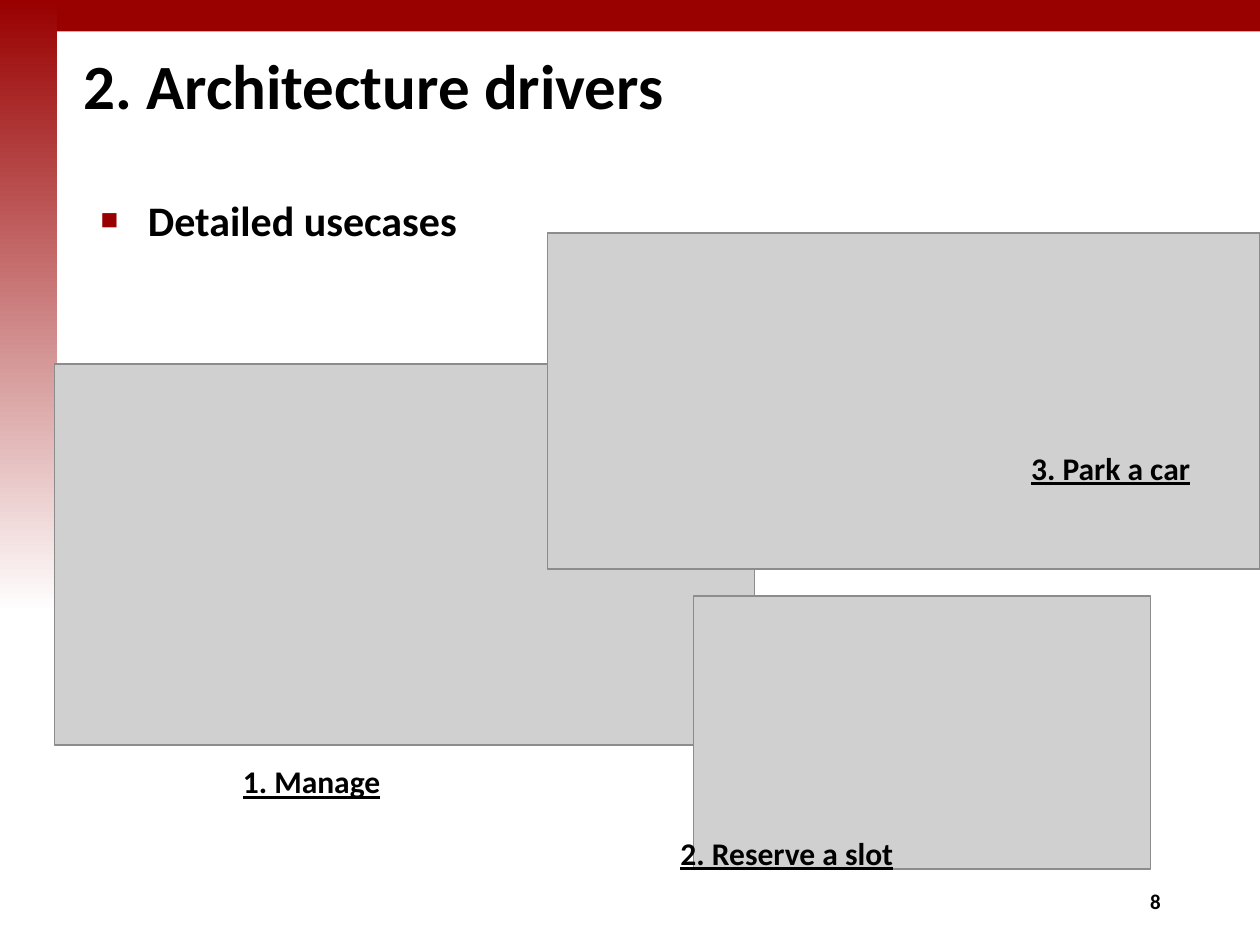
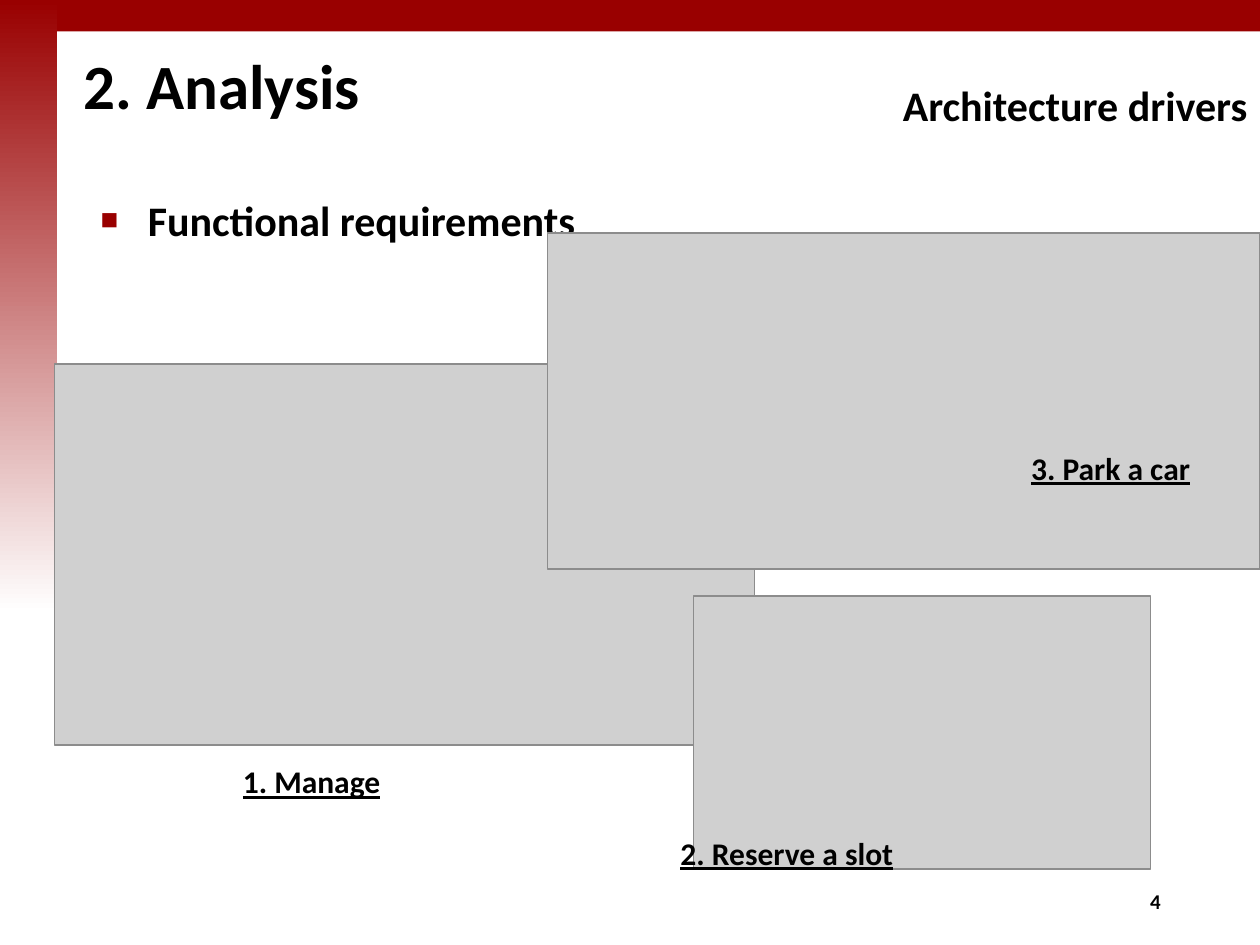
Before and after one commit to iluvjinhee/SureParkSystem, a slide deck: slide 5 of DesignDocument/(5Team_Presentation_002) Final presentation.pptx (slide 9 before the commit). Drawn at 1260x945 pixels with LibreOffice and Linux fonts; fonts in the diff are those of the drawing; grey boxes stand for pictures; background and template pictures are left out. Boxes give left, top, right and bottom in pixels: in the first picture for what was removed or moved away, otherwise in the second. Text is boxed around its words. In the diff, an @@ line names an element or a change of style, - is before the commit and + after.

```diff
--- a/DesignDocument/(5Team_Presentation_002) Final presentation.pptx
+++ b/DesignDocument/(5Team_Presentation_002) Final presentation.pptx
@@ title at (x1=84, y1=64, x2=360, y2=119): text changed @@
-2. Architecture drivers
+2. Analysis
@@ text added at (x1=903, y1=91, x2=1248, y2=122), 24 pt, text #000000, bold @@
+Architecture drivers
@@ text at (x1=148, y1=206, x2=575, y2=246): text changed @@
-■ Detailed usecases
+■ Functional requirements
@@ page number at (x1=1150, y1=895, x2=1161, y2=909): text changed @@
-8
+4
```
Also in this commit, not shown: 6 other slides changed, 2 slides added, 7 slides removed, 3 other files.
